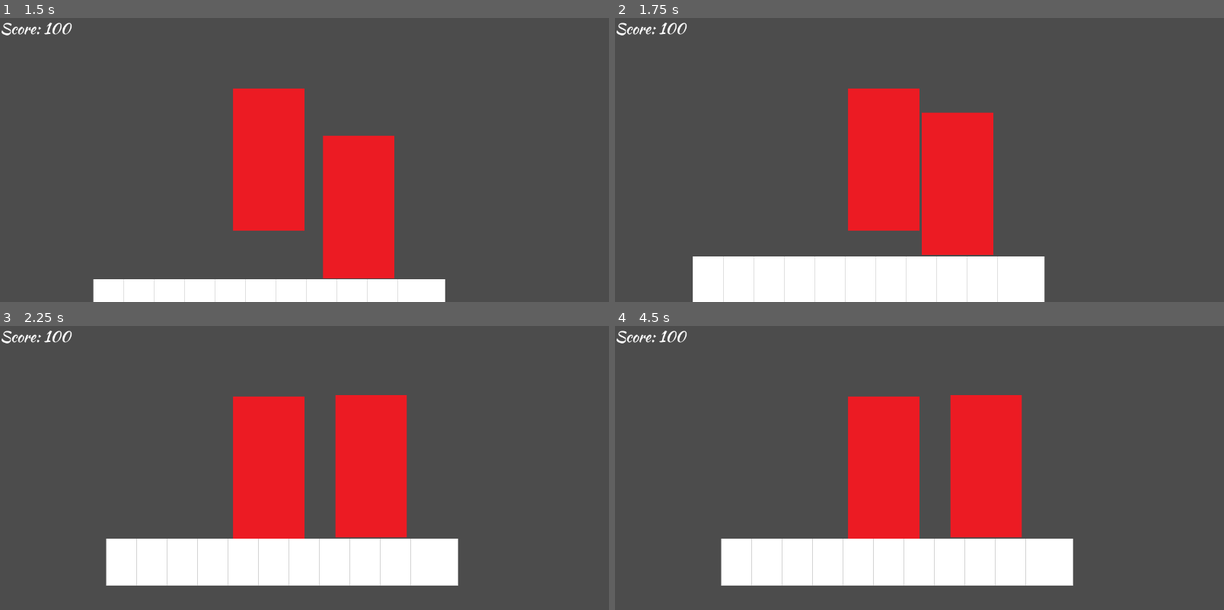
Above: before the commit, frames 1-4 (two rows, left to right).
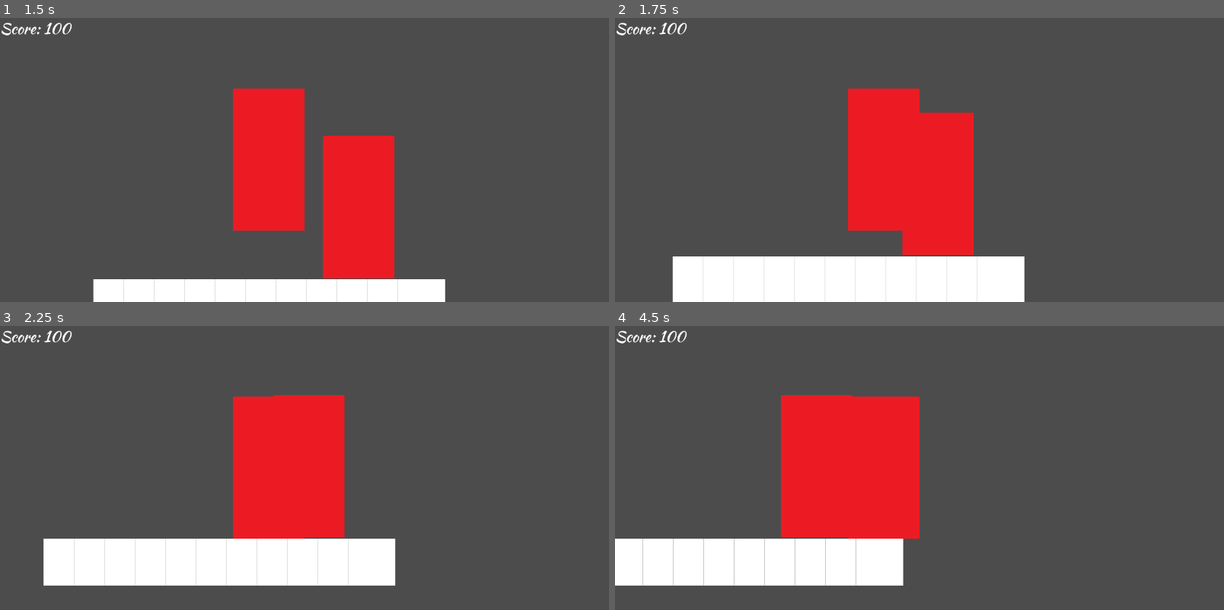
Above: after the commit, the same moments.

Repository: nateslagter/Ninja-Man-Quest-for-the-Shuriken
Game: Godot game, scene res://src/levels/testLevel.tscn
Two runs of this game, one before a commit and one after it. Both use one fixed random seed, a clock stepped at 60 frames per second and the inputs below.
Inputs:
- Up to frame 1 (1.5 s): tap Enter at 0.5 s; hold Right (move_right) from 0.53 s (still down); tap Space (jump) at 0.77 s
- Up to frame 2 (1.75 s): keep holding Right (move_right); tap Space (jump) at 1.52 s
- Up to frame 3 (2.25 s): release Right (move_right) at 2.03 s; hold Left (move_left) from 2.03 s (still down)
- Up to frame 4 (4.5 s): release Left (move_left) at 2.78 s; hold Right (move_right) 2.78-4.28 s; tap Space (jump) at 3.02, 3.77 s; hold Left (move_left) from 4.28 s (still down)

Frame 1 is identical in both runs. In frame 2, 3.4% of the frame differs, in the area x 9-71%, y 33-100%; in frame 3, 12%; in frame 4, 19%, in the area x 0-76%, y 24-92%.

Commit message:
Put boss onto different layer than player

Diff:
--- a/src/actors/Boss.gd
+++ b/src/actors/Boss.gd
@@ -17,7 +17,7 @@
 		velocity = move_and_slide(velocity,Vector2(0,0))
 
 
-func _on_MoveTimer_timeout():
+func _on_MoveTimer_timeout() -> void:
 	$JumpTimer.start()
 	switch_velocity *= -1
 	velocity = Vector2(switch_velocity,0)
@@ -26,5 +26,5 @@
 
 
 
-func _on_JumpTimer_timeout():
+func _on_JumpTimer_timeout() -> void:
 	velocity.y += jump_speed
--- a/src/levels/testLevel.tscn
+++ b/src/levels/testLevel.tscn
@@ -36,11 +36,15 @@
 
 [node name="TileMap" type="TileMap" parent="."]
 tile_set = SubResource( 2 )
+collision_layer = 3
+collision_mask = 3
 format = 1
 tile_data = PoolIntArray( 458752, 0, 0, 458753, 0, 0, 458754, 0, 0, 458755, 0, 0, 458756, 0, 0, 458757, 0, 0, 458758, 0, 0, 458759, 0, 0, 458760, 0, 0, 458761, 0, 0, 458762, 0, 0 )
 
 [node name="Boss" parent="." instance=ExtResource( 5 )]
 position = Vector2( 557.219, 295.708 )
+collision_layer = 2
+collision_mask = 2
 
 [node name="Player" parent="." instance=ExtResource( 2 )]
 position = Vector2( 83.5177, 288.773 )
